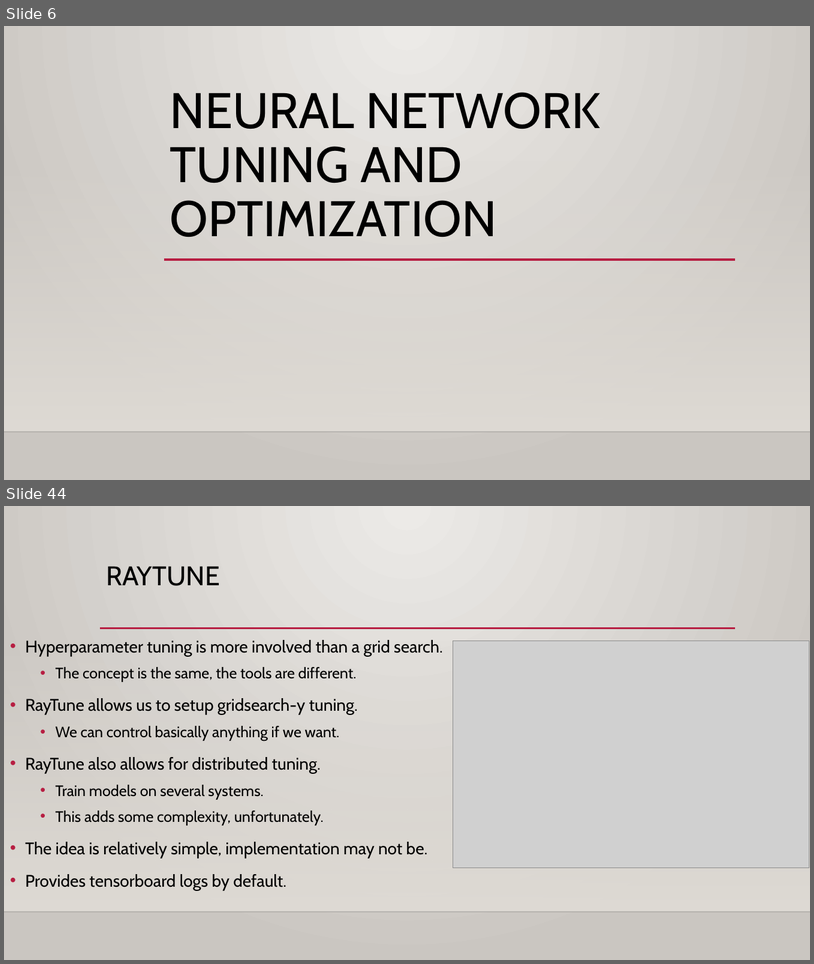
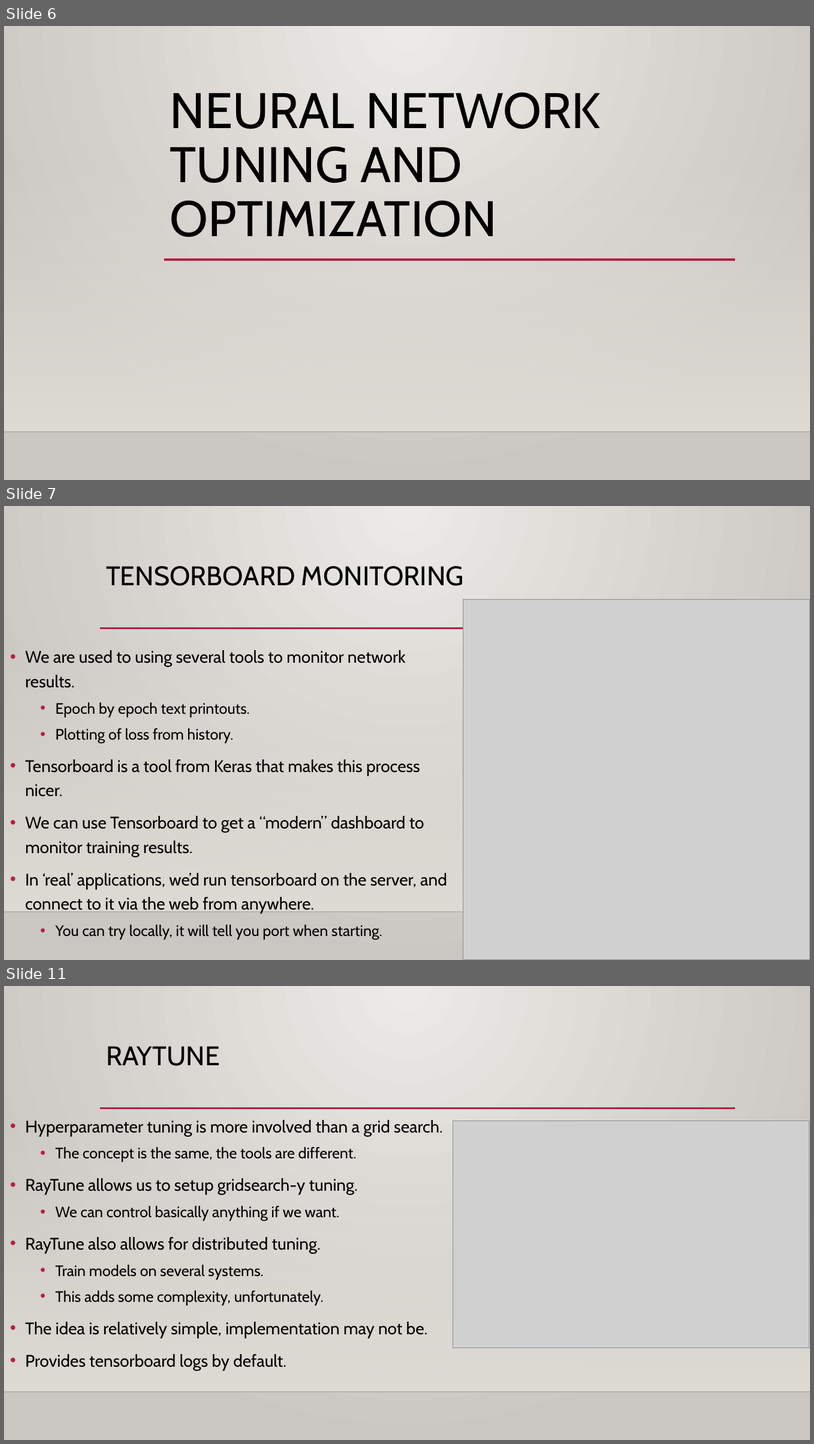
Before and after one commit to AkeemSemperDataScience/Intro_to_Machine_Learning_Students, a slide deck: reference_content/Slides/pytorch_optimization.pptx. Shown one above the other, each under a label of ours: slides 6 and 44 before the commit, slides 6, 7 and 11 after it; the slides between them are not shown. The pictures are 814x964 and 814x1444 pixels, drawn with LibreOffice and Linux fonts; fonts in the diff are those of the drawing; grey boxes stand for pictures; background and template pictures are left out. Boxes give left, top, right and bottom in pixels: in the first picture for what was removed or moved away, otherwise in the second. Text is boxed around its words. In the diff, an @@ line names an element or a change of style, - is before the commit and + after.

```diff
--- a/reference_content/Slides/pytorch_optimization.pptx
+++ b/reference_content/Slides/pytorch_optimization.pptx
@@ slide 7 added at (x1=4, y1=506, x2=810, y2=960), background gradient #ECEAE7 to #CAC7C1; not listed: 3 template elements that a slide beside it also shows @@
@@ title added at (x1=106, y1=566, x2=464, y2=586), 32 pt, text #000000 @@
+TENSORBOARD MONITORING
@@ picture added at (x1=463, y1=600, x2=810, y2=960) @@
@@ text added at (x1=25, y1=650, x2=447, y2=939), 20 pt, text #000000 @@
+• We are used to using several tools to monitor network results.
+  • Epoch by epoch text printouts.
+  • Plotting of loss from history.
+• Tensorboard is a tool from Keras that makes this process nicer.
+• We can use Tensorboard to get a “modern” dashboard to monitor training results.
+• In ‘real’ applications, we’d run tensorboard on the server, and connect to it via the web from anywhere.
+  • You can try locally, it will tell you port when starting.
@@ what was slide 44 is now slide 11 @@
```
Also in this commit, not shown: 2 slides changed, 4 other slides added, 1 slide removed, 1 other file.
